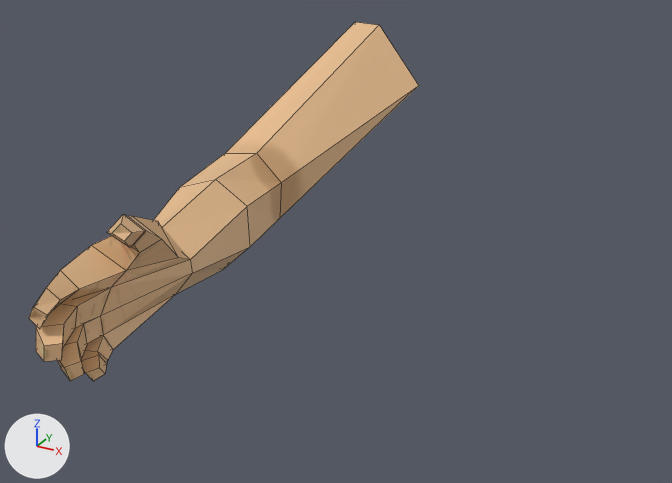
The Blender file Assets/models/Right Arm.blend, before and after one commit.
The view is the same before and after, from a 50 mm camera at (0.532, -0.621, 0.397) aimed at (0.107, 0.152, 0.011). Every picture has the same lights, and +X, +Y and +Z are marked at lower left. Mesh edges are drawn as thin lines.
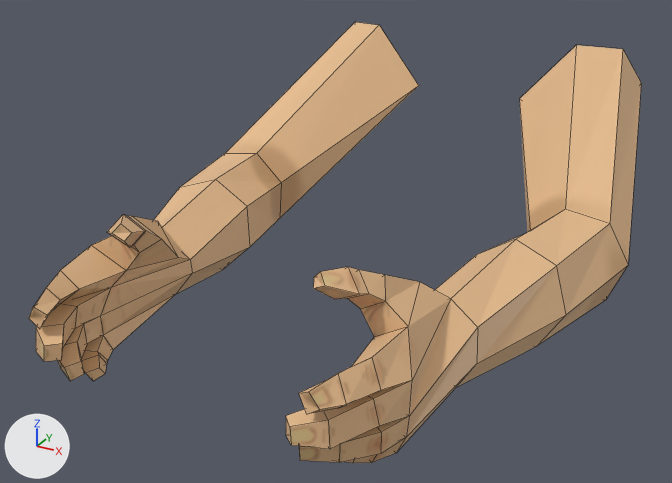
The newer file is also turned or shifted as a whole; pictures and numbers use the older file's frame.

Boxes [x1, y1, x2, y2] around the edits, measured in the pictures (672 x 483 px):
'Cylinder.001', reshaped (57% wider, 23% taller)
    before: [29, 22, 419, 381]
    after: [29, 22, 641, 463]
part 1 of me_cylinder_001, added (beige)
    after: [286, 45, 641, 463]

Patch to the scene script:
```diff
--- a/Assets/models/Right Arm.blend.py
+++ b/Assets/models/Right Arm.blend.py
@@ me_cylinder_001 @@
 me_cylinder_001.from_pydata(...)  # 104 vertices, 101 faces; spans x -1.18..0.51, y -1.43..4.75, z -0.52..1.53
 # used by ob_cylinder_001; location = (0.0, 0.0, 0.0); scale = (0.111, 0.111, 0.111)
+# me_cylinder_001 part 1: the loose piece of 104 vertices spanning x -1.18..0.51, y -1.43..4.75, z -0.52..1.53 is copied, and the copy is mirrored in x about its middle, then moved by (2.91, 0.0, 0.0); it spans x 1.72..3.42, y -1.43..4.75, z -0.52..1.53
 me_cylinder_001.materials.append(mat_material_002)
```
